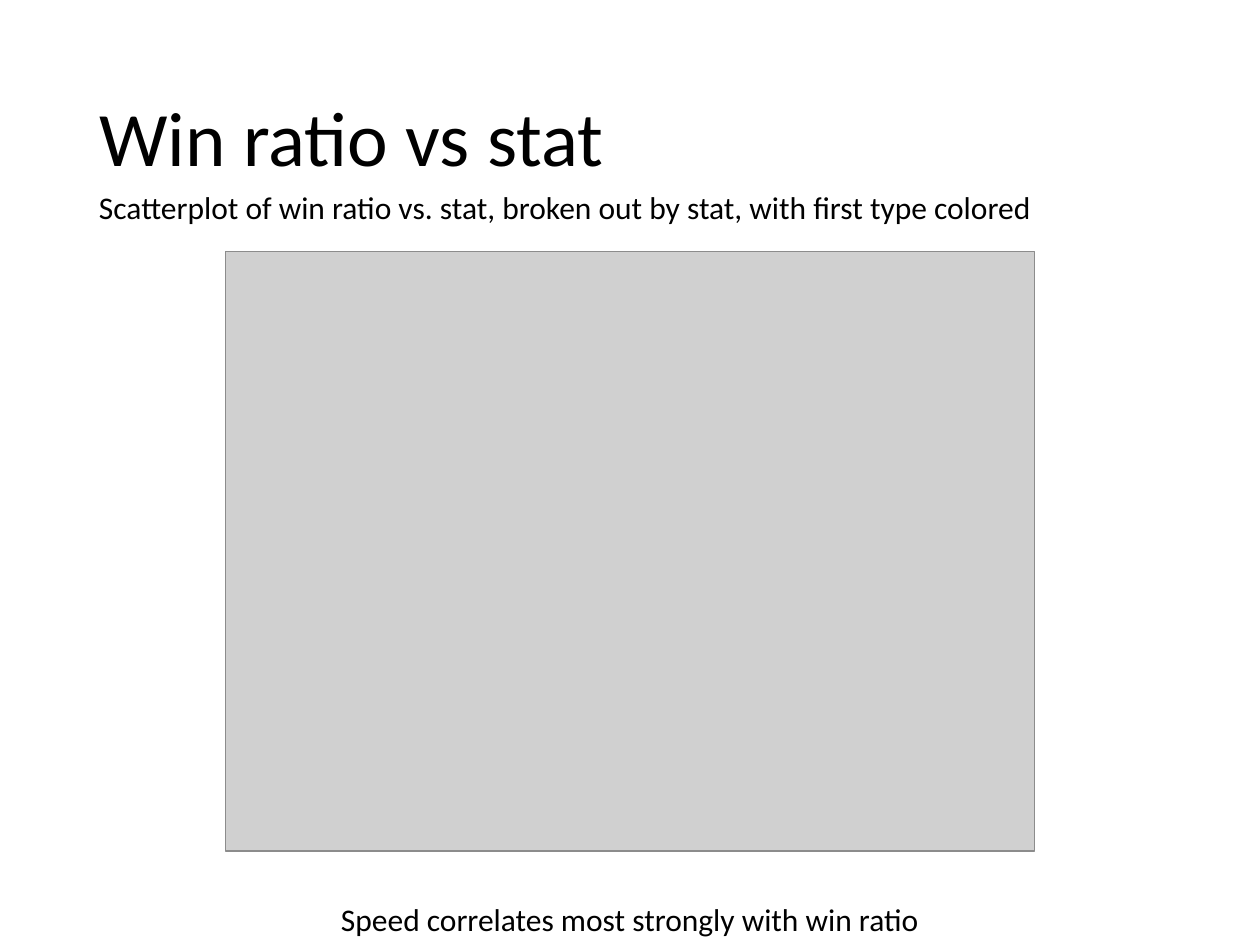
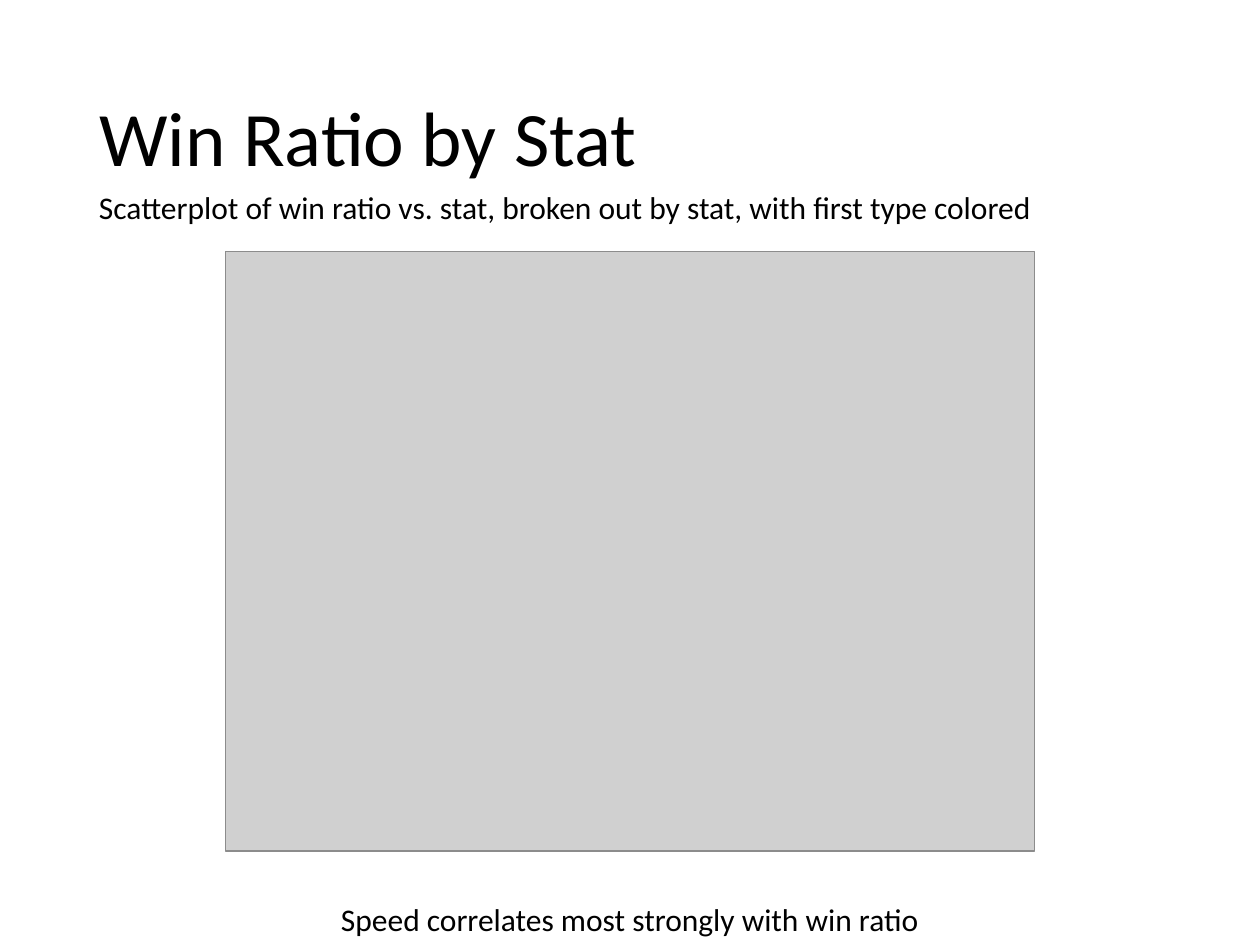
Before and after one commit to wwarriner/pokemon_battles, a slide deck: slide 19 of summary.pptx (slide 14 before the commit). Drawn at 1260x945 pixels with LibreOffice and Linux fonts; fonts in the diff are those of the drawing; grey boxes stand for pictures. Boxes give left, top, right and bottom in pixels: in the first picture for what was removed or moved away, otherwise in the second. Text is boxed around its words. In the diff, an @@ line names an element or a change of style, - is before the commit and + after.

```diff
--- a/summary.pptx
+++ b/summary.pptx
@@ title at [99, 112, 636, 179]: text changed @@
-Win ratio vs stat
+Win Ratio by Stat
```
Also in this commit, not shown: 12 other slides changed, 8 slides added, 3 slides removed, 9 other files.
